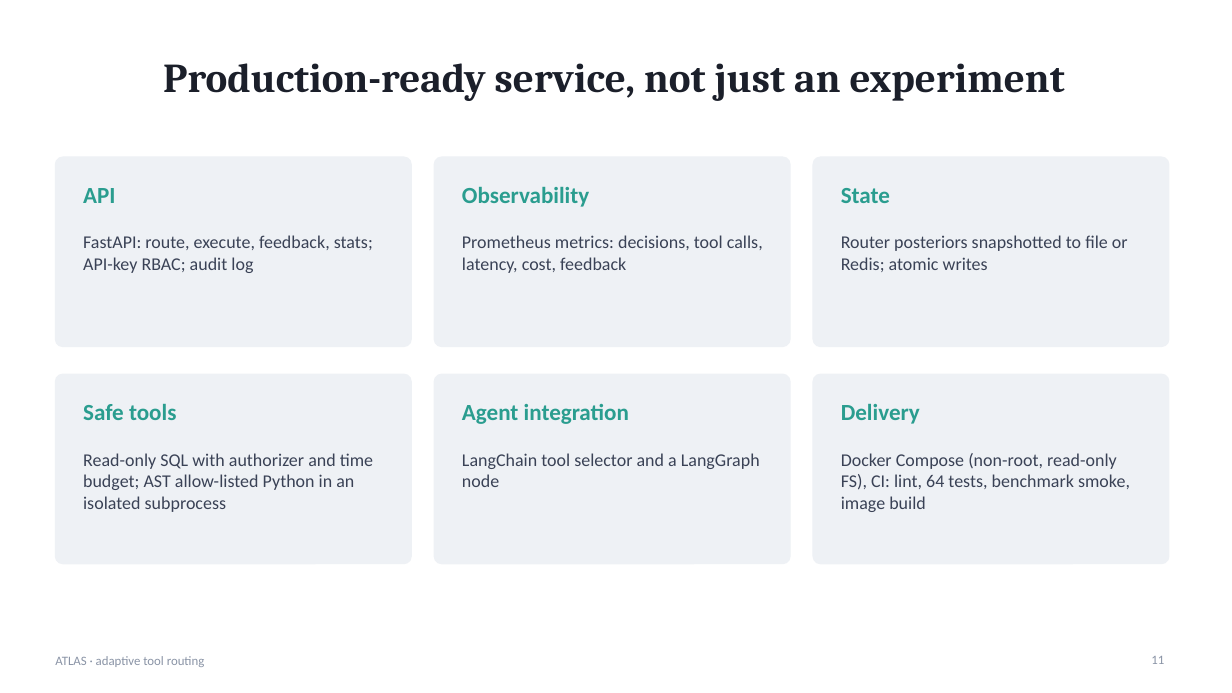
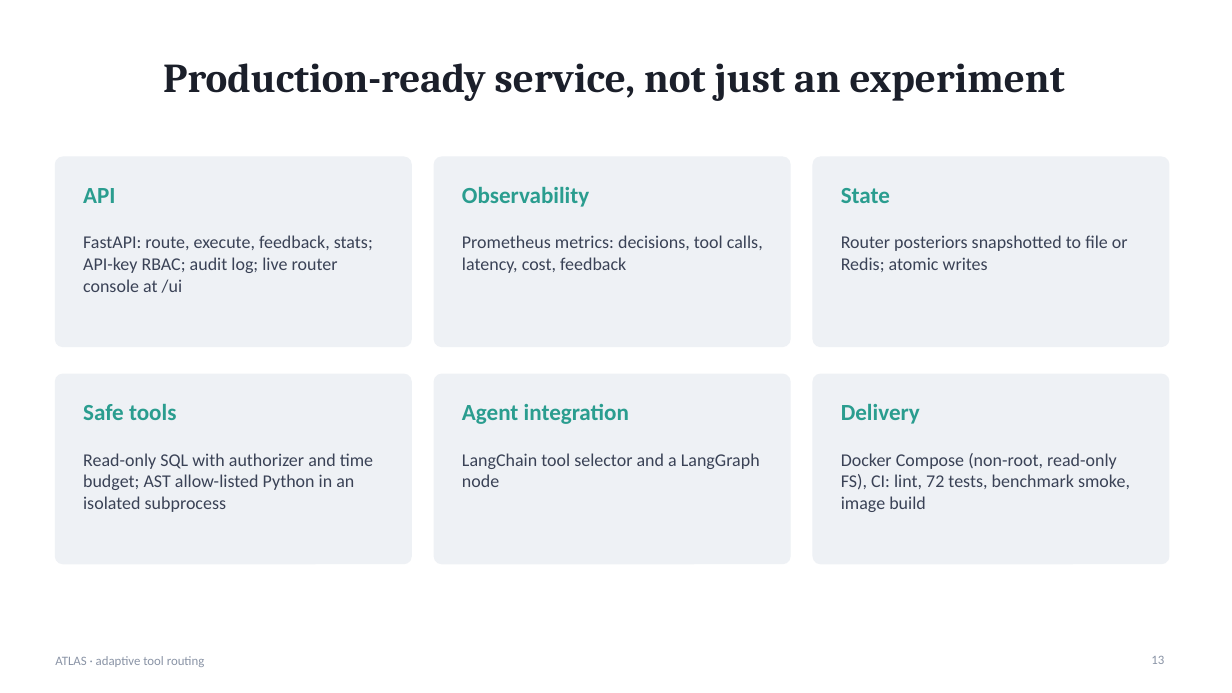
Before and after one commit to Thrya29/ATLAS-Research-System, a slide deck: slide 13 of docs/ATLAS_slides.pptx (slide 11 before the commit). Drawn at 1232x693 pixels with LibreOffice and Linux fonts; fonts in the diff are those of the drawing. Boxes give left, top, right and bottom in pixels: in the first picture for what was removed or moved away, otherwise in the second. Text is boxed around its words. In the diff, an @@ line names an element or a change of style, - is before the commit and + after.

```diff
--- a/docs/ATLAS_slides.pptx
+++ b/docs/ATLAS_slides.pptx
@@ text at box(83, 235, 373, 293): text changed @@
-FastAPI: route, execute, feedback, stats; API-key RBAC; audit log
+FastAPI: route, execute, feedback, stats; API-key RBAC; audit log; live router console at /ui
@@ text at box(841, 453, 1130, 512): text changed @@
-Docker Compose (non-root, read-only FS), CI: lint, 64 tests, benchmark smoke, image build
+Docker Compose (non-root, read-only FS), CI: lint, 72 tests, benchmark smoke, image build
@@ page number at box(1151, 656, 1164, 664): text changed @@
-11
+13
```
Also in this commit, not shown: 5 other slides changed, 2 slides added.
